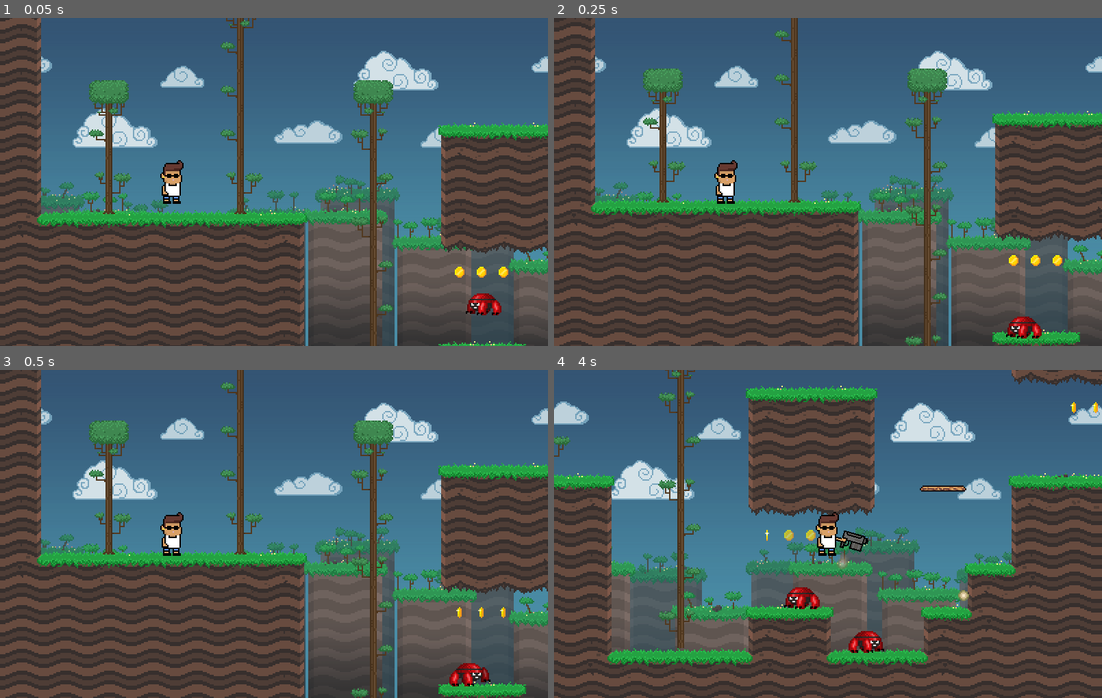
Above: before the commit, frames 1-4 (two rows, left to right).
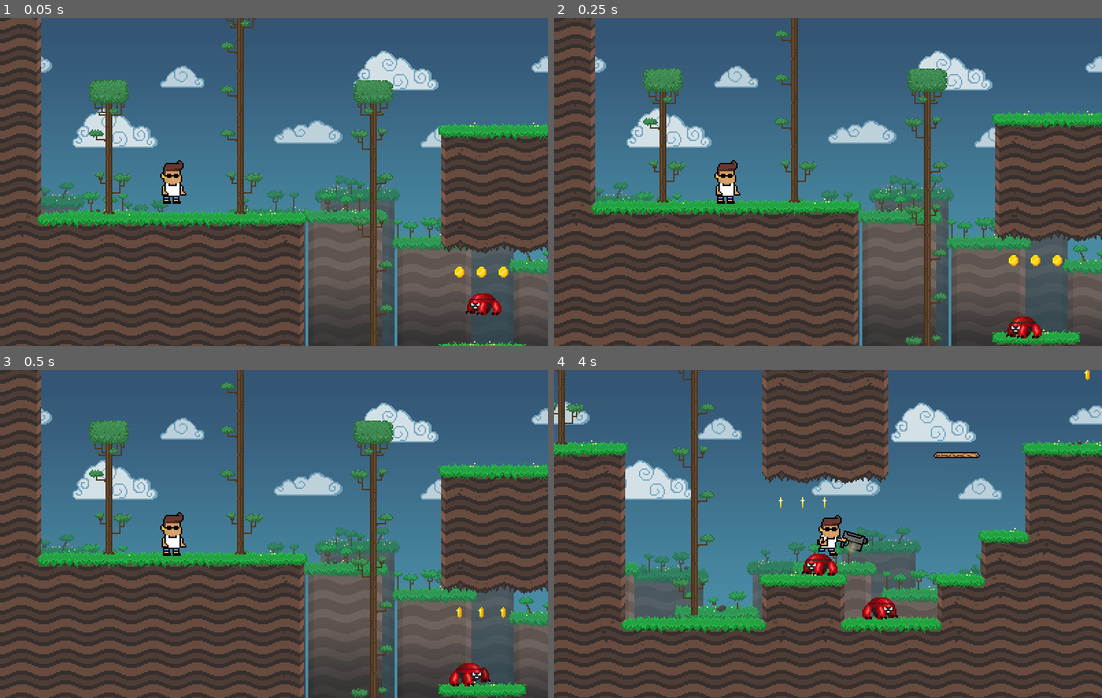
Above: after the commit, the same moments.

Repository: J24556/Red-Rise
Game: Godot game, scene res://Stage.tscn
Two runs of this game, one before a commit and one after it. Both use one fixed random seed, a clock stepped at 60 frames per second and the inputs below.
Inputs (mouse positions are in pixels of both pictures, inside the frame that each line leads up to):
- Up to frame 1 (0.05 s): no input
- Up to frame 2 (0.25 s): no input
- Up to frame 3 (0.5 s): no input
- Up to frame 4 (4 s): move the mouse to (948, 517) at 0.52 s; press the mouse at (948, 517) at 0.53 s; hold D (move_right) 0.53-2.03 s; tap Space (jump) at 0.77, 1.52, 3.02, 3.77 s; move the mouse to (718, 550) at 1.27 s; release the mouse at (718, 550) at 1.28 s; click (718, 550) at 1.35 s; move the mouse to (882, 461) at 2.02 s; press the mouse at (882, 461) at 2.03 s; hold A (move_left) 2.03-2.78 s; move the mouse to (800, 599) at 2.77 s; release the mouse at (800, 599) at 2.78 s; hold D (move_right) from 2.78 s (still down); click (800, 599) at 2.85 s; move the mouse to (992, 583) at 3.52 s; press the mouse at (992, 583) at 3.53 s

The runs differ from the first frame. In frame 1, less than 0.1% of the frame differs, in the area x 33-34%, y 50-55%; in frame 2, less than 0.1%; in frame 3, less than 0.1%; in frame 4, 50%, in the area x 0-100%, y 0-100%.

Commit message:
Fixed slope glitch, gave him arms

Diff:
--- a/Actor.gd
+++ b/Actor.gd
@@ -4,8 +4,6 @@
 # Both the Player and Enemy inherit this scene as they have shared behaviours
 # such as speed and are affected by gravity.
 
-
-export var speed = Vector2(150.0, 350.0)
 onready var gravity = ProjectSettings.get("physics/2d/default_gravity")
 
 const FLOOR_NORMAL = Vector2.UP
--- a/player/Player.tscn
+++ b/player/Player.tscn
@@ -1,7 +1,7 @@
 [gd_scene load_steps=15 format=2]
 
 [ext_resource path="res://player/player.gd" type="Script" id=1]
-[ext_resource path="res://player/characternogun.png" type="Texture" id=2]
+[ext_resource path="res://player/characteronearm.png" type="Texture" id=2]
 [ext_resource path="res://player/bullet.png" type="Texture" id=3]
 [ext_resource path="res://player/Bullet.wav" type="AudioStream" id=4]
 [ext_resource path="res://player/Chads_GAT.png" type="Texture" id=5]
@@ -153,6 +153,12 @@
 stream = ExtResource( 9 )
 
 [node name="PlatformDetector" type="RayCast2D" parent="."]
+position = Vector2( 4, 0 )
+enabled = true
+cast_to = Vector2( 0, 17 )
+
+[node name="PlatformDetector2" type="RayCast2D" parent="."]
+position = Vector2( -4, 0 )
 enabled = true
 cast_to = Vector2( 0, 17 )
 
--- a/player/player.gd
+++ b/player/player.gd
@@ -1,16 +1,22 @@
 class_name Player
 extends Actor
 
+const RUN_SPEED = 150
+const JUMP_SPEED = 350
+const BASE_SPEED = Vector2(RUN_SPEED, JUMP_SPEED)
 const FLOOR_DETECT_DISTANCE = 20.0
 const SHOT_DELAY = 0.3
 const SHOT_SPEED = 700
 const GUN_PUT_AWAY_TIME = 0.6
 
 var Bullet = preload("res://player/PlayerBullet.tscn")
-var sprite_no_arm = preload("res://player/characternogun.png")
-var sprite_with_arm = preload("res://player/characternogun.png")
+var sprite_no_arm = preload("res://player/characteronearm.png")
+var sprite_with_arm = preload("res://player/charactertwoarms.png")
+
+onready var speed = BASE_SPEED
 
 onready var platform_detector = $PlatformDetector
+onready var platform_detector2 = $PlatformDetector2
 onready var animation_player = $AnimationPlayer
 onready var sprite = $Sprite
 onready var sprite_smoke = $Sprite/ArmPivot/GunArm/Smoke
@@ -34,13 +40,14 @@
 	var is_jump_interrupted = Input.is_action_just_released("jump") and _velocity.y < 0.0
 	_velocity = calculate_move_velocity(_velocity, move_dir, speed, is_jump_interrupted)
 
+
 	var snap_vector = Vector2.DOWN * FLOOR_DETECT_DISTANCE if move_dir.y == 0.0 else Vector2.ZERO
-	var is_on_platform = platform_detector.is_colliding()
+	var is_on_platform = platform_detector.is_colliding() or platform_detector2.is_colliding()
 	_velocity = move_and_slide_with_snap(
-		_velocity, snap_vector, FLOOR_NORMAL, not is_on_platform, 4, 0.9, false
+		_velocity, snap_vector, FLOOR_NORMAL, is_on_platform, 4, 1.396, false
 	)
 
-	if is_on_platform:
+	if is_on_floor():
 		for i in get_slide_count():
 			var collision = get_slide_collision(i)
 			if collision.collider.has_method("stand_on"):
@@ -64,23 +71,18 @@
 		if move_dir.x != 0:
 			sprite.scale.x = 1 if move_dir.x > 0 else -1
 
-
-
 	if sprite.scale.x == 1:
 		arm_pivot.rotation_degrees = mouse_arm_angle + 180
 	else:
 		arm_pivot.rotation_degrees = (-1 * mouse_arm_angle)
 
-
 	if is_shooting:
 		shoot_bullet(mouse_arm_dir)
 		shot_delay_timer.start(SHOT_DELAY)
 
-
 	var animation = get_new_animation()
 	if animation != animation_player.current_animation:
 		animation_player.play(animation)
-
 
 func get_move_dir():
 	return Vector2(
--- a/vanintro.tscn
+++ b/vanintro.tscn
@@ -12,7 +12,7 @@
 centered = false
 
 [node name="CollisionPolygon2D" type="CollisionPolygon2D" parent="Van"]
-polygon = PoolVector2Array( 357.052, 83.7651, 373.916, 136.517, 356.989, 136.962, 339.616, 151.662, 339.616, 151.662, 351.644, 164.58, 351.644, 177.944, 297.299, 177.498, 280.817, 182.398, 243.508, 182.136, 243.087, 164.267, 248.763, 164.056, 251.667, 161.295, 194.392, 161.295, 195.983, 164.654, 200.402, 165.007, 200.657, 181.76, 17.1111, 182.844, 17.434, 112.365, 82.3429, 111.769, 102.142, 131.921, 117.521, 131.921, 117.698, 127.502, 103.556, 127.325, 84.641, 108.498, 16.8727, 108.717, 17.5566, 79.9447, 42.0563, 50.5451, 193.064, 50.5451, 193.064, 30.0544, 5.52945, 29.1635, 8.20214, 206.007, 392.625, 200.661, 388.17, 29.6089, 193.871, 29.8246, 193 …(157 unchanged characters)…
+polygon = PoolVector2Array( 357.052, 83.7651, 373.916, 136.517, 356.989, 136.962, 339.616, 151.662, 339.616, 151.662, 351.644, 164.58, 351.644, 177.944, 297.3, 177.993, 280.5, 182.24, 243.508, 182.136, 243.087, 164.267, 248.763, 164.056, 251.667, 161.295, 194.392, 161.295, 195.983, 164.654, 200.402, 165.007, 200.657, 181.76, 17.1111, 182.844, 17.434, 112.365, 82.3429, 111.769, 102.142, 131.921, 117.521, 131.921, 117.474, 127.347, 103.556, 127.325, 84.641, 108.498, 16.8727, 108.717, 17.5566, 79.9447, 42.0563, 50.5451, 193.064, 50.5451, 193.064, 30.0544, 5.52945, 29.1635, 4.70512, 251.251, 397.148, 244.243, 388.17, 29.6089, 193.871, 29.8246, 193 …(157 unchanged characters)…
 
 [node name="Player" parent="." instance=ExtResource( 1 )]
 position = Vector2( 47.9737, 83.1803 )
Renamed: player/characternogun.png -> player/characteronearm.png
Not shown, changed: player/characteronearm.png.import
Binary file added: player/charactertwoarms.png
Not shown, added: player/charactertwoarms.png.import
